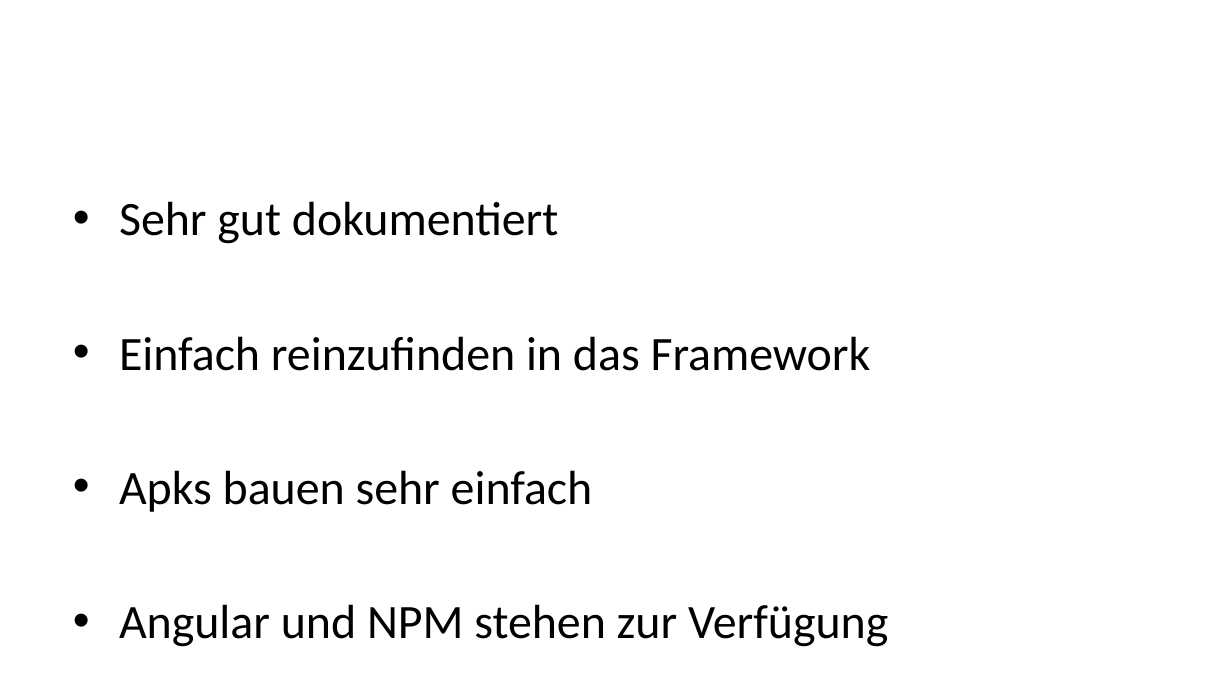
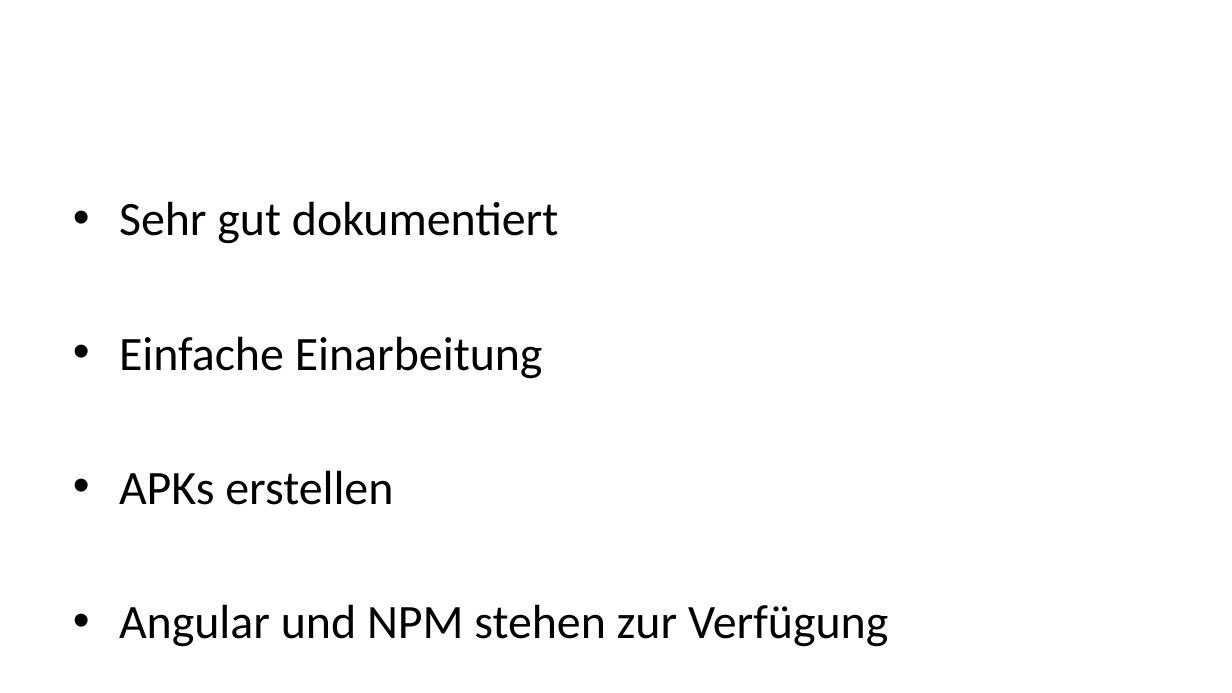
Before and after one commit to Ufo391/Trainings-App-Dokumentation, a slide deck: slide 17 of Vorstellung.pptx. Drawn at 1232x693 pixels with LibreOffice and Linux fonts; fonts in the diff are those of the drawing; background and template pictures are left out. Boxes give left, top, right and bottom in pixels: in the first picture for what was removed or moved away, otherwise in the second. Text is boxed around its words. In the diff, an @@ line names an element or a change of style, - is before the commit and + after.

```diff
--- a/Vorstellung.pptx
+++ b/Vorstellung.pptx
@@ text at (119,336,543,505): text changed @@
-• Einfach reinzufinden in das Framework
-• Apks bauen sehr einfach
+• Einfache Einarbeitung
+• APKs erstellen
```
Also in this commit, not shown: 2 other slides changed, 2 slides added, 1 slide removed.
